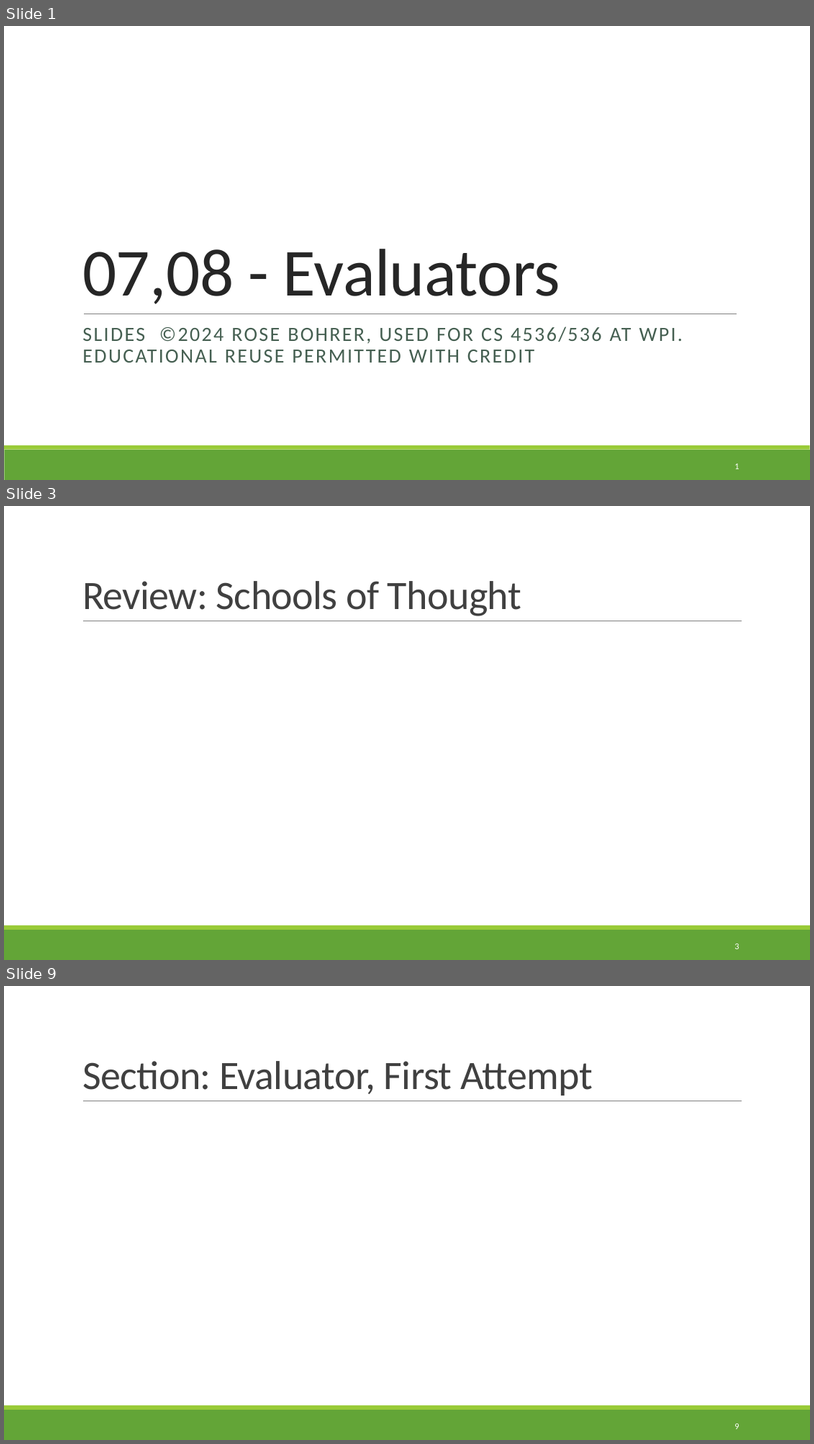
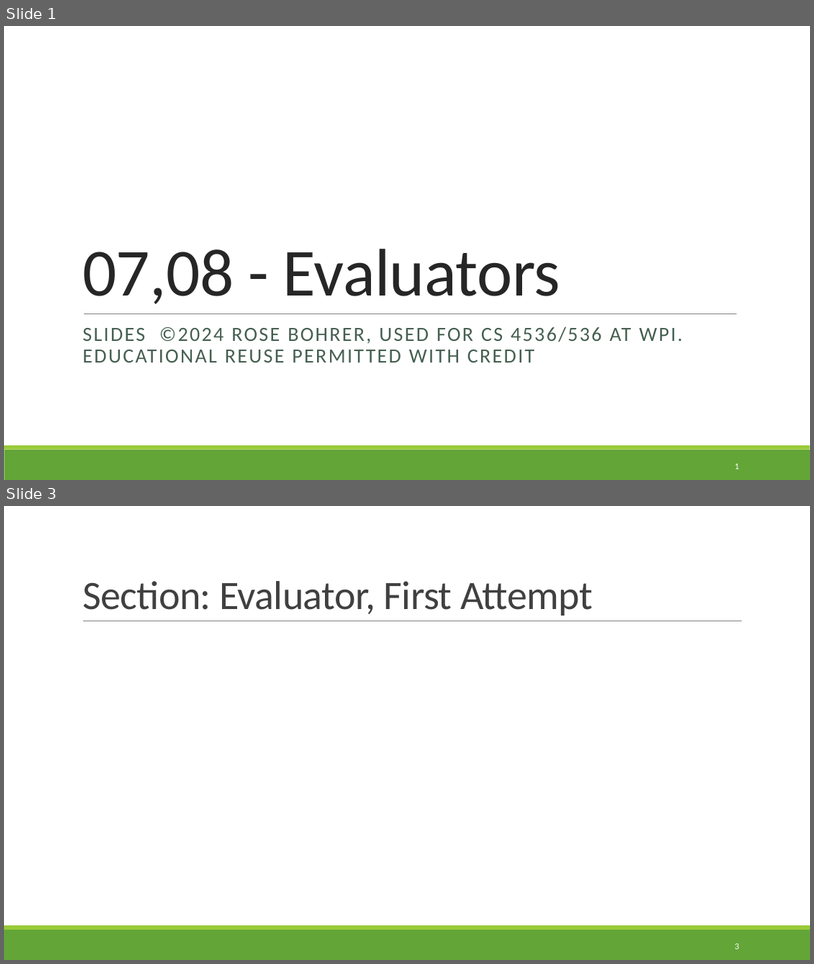
Before and after one commit to rbohrer/pl-course, a slide deck: LectureSlides/0708Evaluators.pptx. Shown one above the other, each under a label of ours: slides 1, 3 and 9 before the commit, slides 1 and 3 after it; the slides between them are not shown. The pictures are 814x1444 and 814x964 pixels, drawn with LibreOffice and Linux fonts; fonts in the diff are those of the drawing. Boxes give left, top, right and bottom in pixels: in the first picture for what was removed or moved away, otherwise in the second. Text is boxed around its words. In the diff, an @@ line names an element or a change of style, - is before the commit and + after.

```diff
--- a/LectureSlides/0708Evaluators.pptx
+++ b/LectureSlides/0708Evaluators.pptx
@@ slide 3 removed at (x1=4, y1=506, x2=810, y2=960), background #FFFFFF; not listed: 3 template elements that a slide beside it also shows @@
@@ title removed at (x1=82, y1=581, x2=522, y2=616) @@
-Review: Schools of Thought
@@ page number removed at (x1=735, y1=943, x2=739, y2=949) @@
-3
@@ what was slide 9 is now slide 3 @@
@@ page number at (x1=735, y1=943, x2=739, y2=949): text changed @@
-9
+3
```
Also in this commit, not shown: 3 slides changed, 5 other slides removed.
